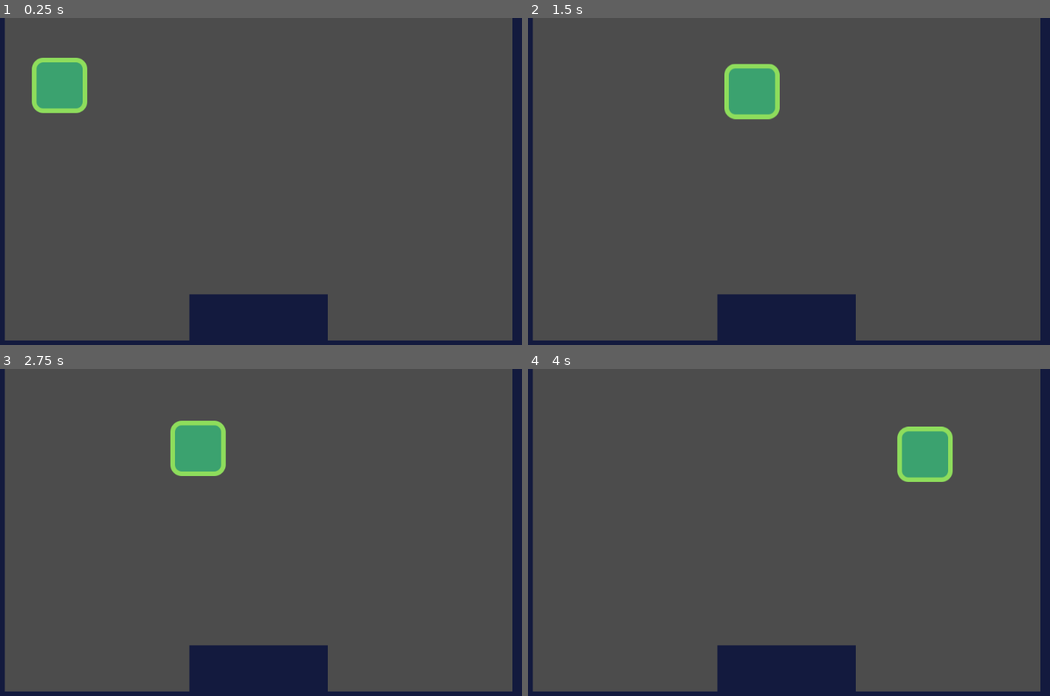
Above: before the commit, frames 1-4 (two rows, left to right).
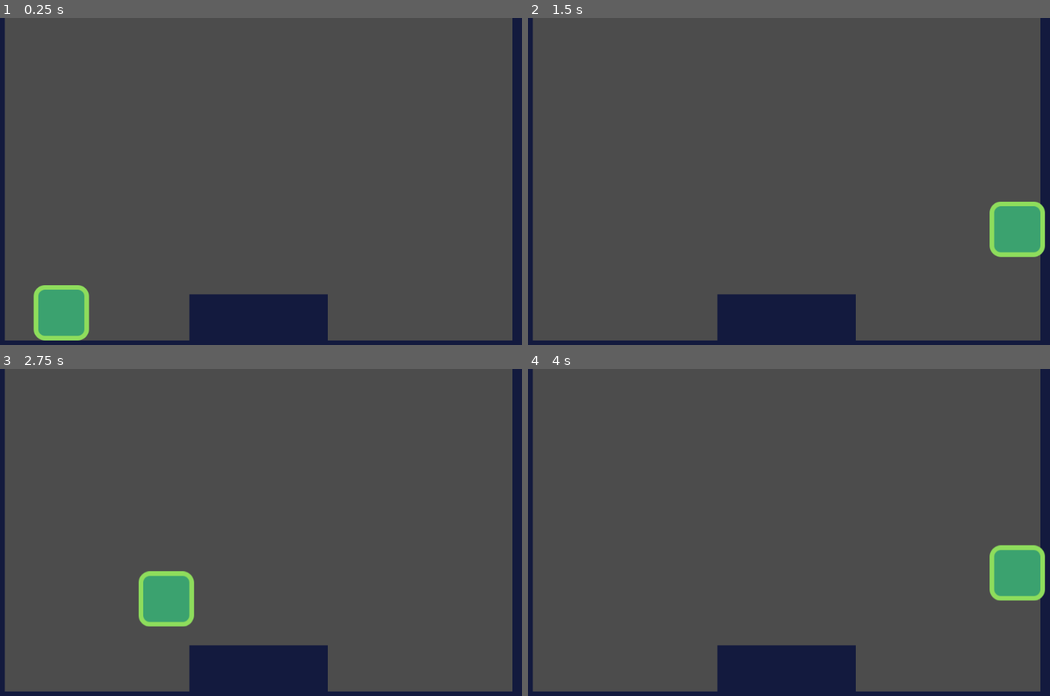
Above: after the commit, the same moments.

Repository: SinelVinesh/Godot-2D-Plateformer
Game: Godot game, scene res://src/Levels/LevelTemplate.tscn
The game is run twice, just before and just after one commit, with the same random seed, the same clock (stepped at 60 frames per second) and the same inputs. The project has no main scene, so this scene is started directly.
Inputs:
- Up to frame 1 (0.25 s): no input
- Up to frame 2 (1.5 s): hold W (jump) 0.53-1.28 s; hold D (move_right) from 0.53 s (still down); tap W (jump) at 1.35 s
- Up to frame 3 (2.75 s): tap W (jump) at 1.52, 1.82 s; release D (move_right) at 2.03 s; hold A (move_left) from 2.03 s (still down); hold W (jump) from 2.03 s (still down)
- Up to frame 4 (4 s): release A (move_left) at 2.78 s; release W (jump) at 2.78 s; hold D (move_right) from 2.78 s (still down); tap W (jump) at 2.85, 3.02, 3.32 s; hold W (jump) from 3.53 s (still down)

The runs differ from the first frame. In frame 1, 3.5% of the frame differs, in the area x 6-18%, y 12-99%; in frame 2, 3.5%; in frame 3, 3.5%; in frame 4, 3.5%, in the area x 70-100%, y 17-71%.

Commit message:
feat: Allow player to jump

Diff:
--- a/src/Actors/Actor.gd
+++ b/src/Actors/Actor.gd
@@ -1,11 +1,9 @@
 extends KinematicBody2D
 class_name Actor
+
+const UP_DIRECTION = Vector2.UP
 
 export var speed: = Vector2(300.0, 1000.0)
 export var gravity: = 3000.0
 
-var velocity: = Vector2.ZERO
-
-func _physics_process(delta) -> void:
-	velocity.y += gravity * delta
-	velocity = move_and_slide(velocity)
+var _velocity: = Vector2.ZERO
--- a/src/Actors/Player.gd
+++ b/src/Actors/Player.gd
@@ -1,8 +1,28 @@
 extends Actor
 
 func _physics_process(delta) -> void:
-	var direction: = Vector2(
+	var is_jump_interrupted: = Input.is_action_just_released("jump") and _velocity.y < 0.0
+	var direction: = get_direction()
+	_velocity = calculte_move_velocity(_velocity, speed, direction, is_jump_interrupted)
+	_velocity = move_and_slide(_velocity,UP_DIRECTION)
+
+func get_direction() -> Vector2:
+	return Vector2(
 		Input.get_action_strength("move_right") - Input.get_action_strength("move_left"),
-		0.0
+		-1.0 if Input.is_action_pressed("jump") and is_on_floor() else 1.0
 	)
-	velocity = speed * direction
+
+func calculte_move_velocity(
+		linear_velocity:Vector2,
+		speed: Vector2,
+		direction: Vector2,
+		is_jump_interrupted: bool
+	) -> Vector2:
+	var output: Vector2 = linear_velocity
+	output.x = speed.x * direction.x
+	output.y += gravity * get_physics_process_delta_time()
+	if direction.y == -1.0:
+		output.y = speed.y * direction.y
+	if is_jump_interrupted:
+		output.y = 0.0
+	return output
--- a/src/Actors/Player.tscn
+++ b/src/Actors/Player.tscn
@@ -9,7 +9,8 @@
 [node name="Player" type="KinematicBody2D"]
 collision_mask = 8
 script = ExtResource( 2 )
-gravity = 500.0
+speed = Vector2( 800, 1000 )
+gravity = null
 
 [node name="Player" type="Sprite" parent="."]
 position = Vector2( 0, -48 )
--- a/src/Levels/LevelTemplate.tscn
+++ b/src/Levels/LevelTemplate.tscn
@@ -14,4 +14,5 @@
 tile_data = PoolIntArray( 0, 0, 0, 12, 0, 0, 65536, 0, 0, 65548, 0, 0, 131072, 0, 0, 131084, 0, 0, 196608, 0, 0, 196620 …(316 unchanged characters)…
 
 [node name="Player" parent="." instance=ExtResource( 1 )]
-position = Vector2( 175, 163 )
+position = Vector2( 178, 517 )
+gravity = null
